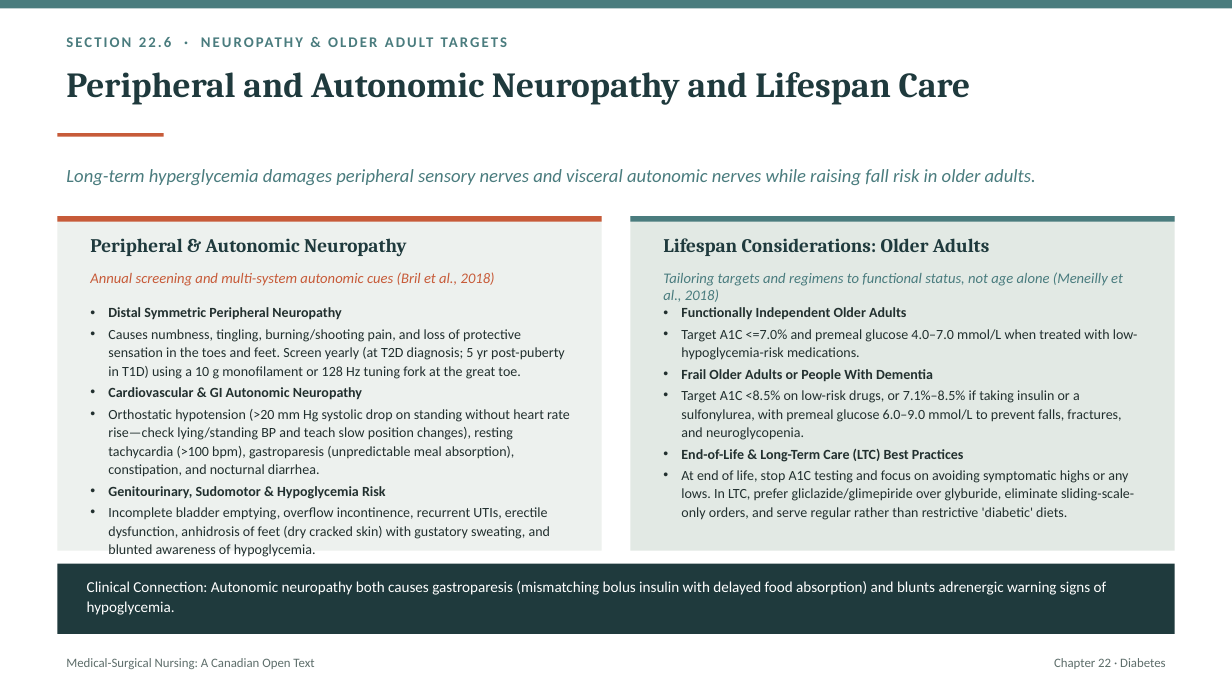
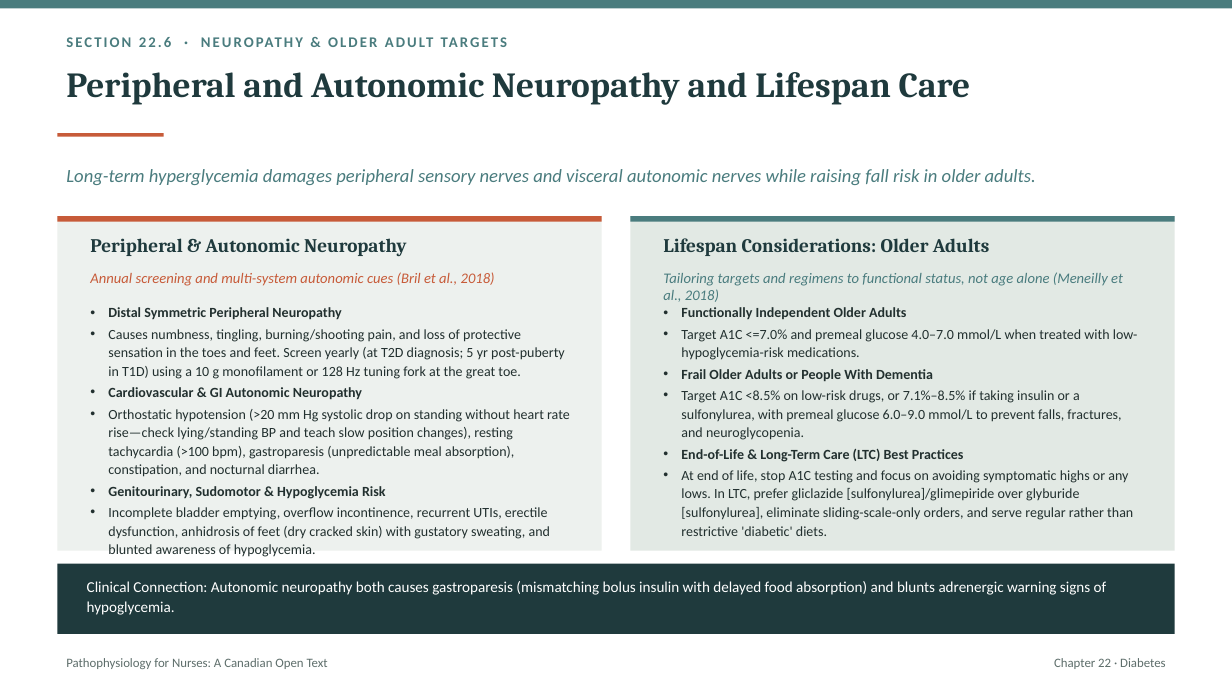
Before and after one commit to andrewleenl/opensourcenursing, a slide deck: slide 24 of Ch22_Diabetes_Lecture_Presentation.pptx (slide 23 before the commit). Drawn at 1232x693 pixels with LibreOffice and Linux fonts; fonts in the diff are those of the drawing. Boxes give left, top, right and bottom in pixels: in the first picture for what was removed or moved away, otherwise in the second. Text is boxed around its words. In the diff, an @@ line names an element or a change of style, - is before the commit and + after.

```diff
--- a/Ch22_Diabetes_Lecture_Presentation.pptx
+++ b/Ch22_Diabetes_Lecture_Presentation.pptx
@@ text at (681,470,1133,536): text changed @@
-• At end of life, stop A1C testing and focus on avoiding symptomatic highs or any lows. In LTC, prefer gliclazide/glimepiride over glyburide, eliminate sliding-scale-only orders, and serve regular rather than restrictive 'diabetic' diets.
+• At end of life, stop A1C testing and focus on avoiding symptomatic highs or any lows. In LTC, prefer gliclazide [sulfonylurea]/glimepiride over glyburide [sulfonylurea], eliminate sliding-scale-only orders, and serve regular rather than restrictive 'diabetic' diets.
@@ text at (66,658,328,669): text changed @@
-Medical-Surgical Nursing: A Canadian Open Text
+Pathophysiology for Nurses: A Canadian Open Text
```
Also in this commit, not shown: 21 other slides changed, 1 slide added, 1 other file.
